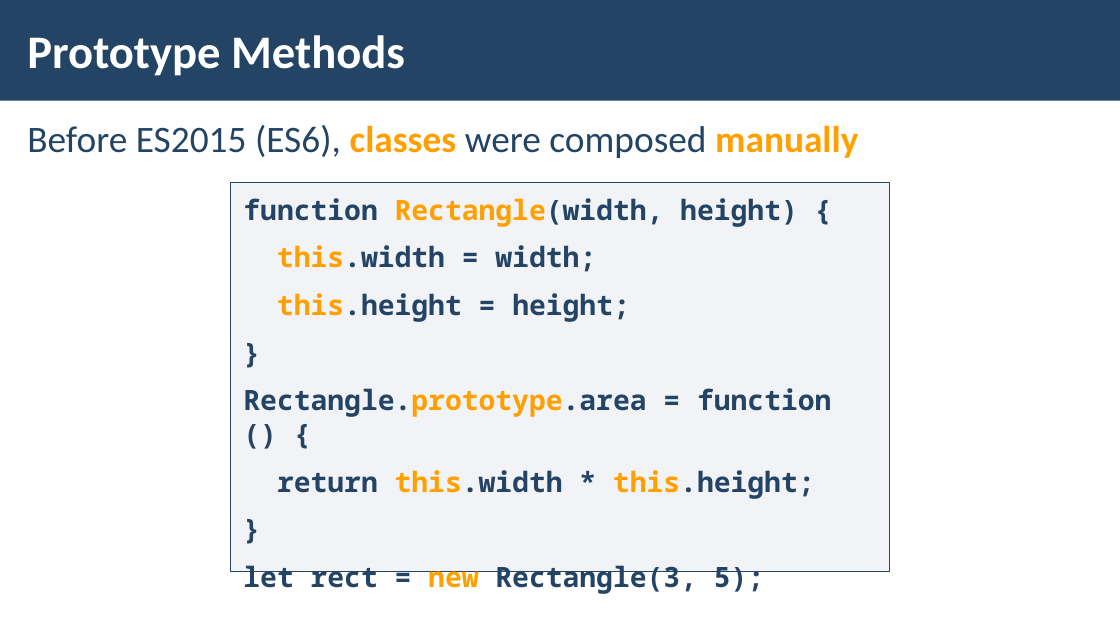
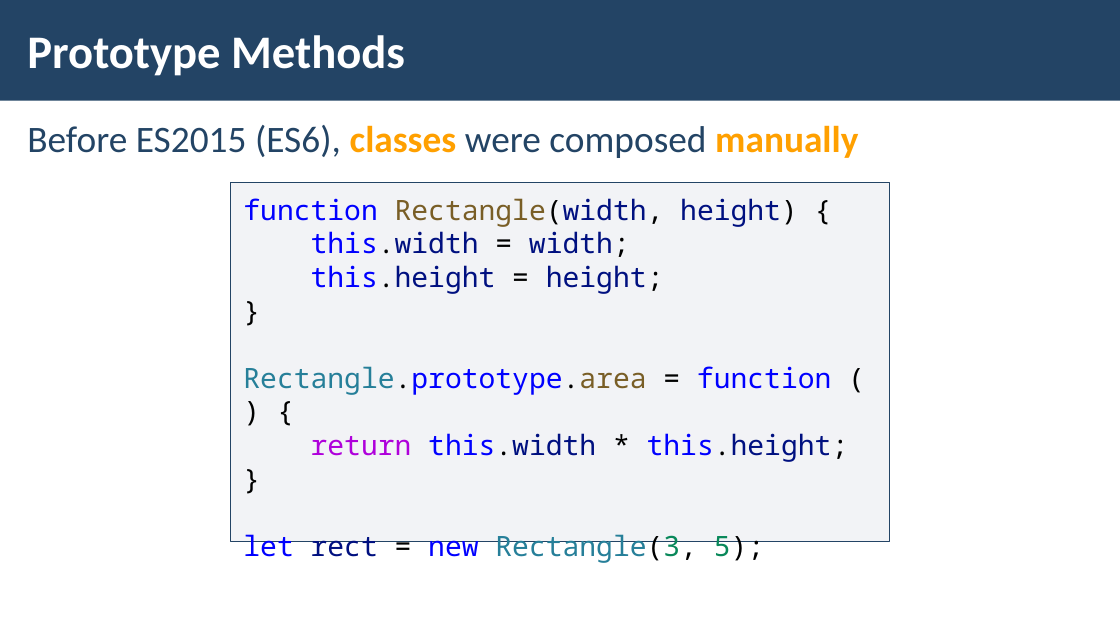
Before and after one commit to ErayErol/Software-University-Courses, a slide deck: slide 14 of JS Advanced - 2019.09.16/07. Classes/LAB/JS-Advanced-JS-Classes.pptx. Drawn at 1120x630 pixels with LibreOffice and Linux fonts; fonts in the diff are those of the drawing; background and template pictures are left out. Boxes give left, top, right and bottom in pixels: in the first picture for what was removed or moved away, otherwise in the second. Text is boxed around its words. In the diff, an @@ line names an element or a change of style, - is before the commit and + after.

```diff
--- a/JS Advanced - 2019.09.16/07. Classes/LAB/JS-Advanced-JS-Classes.pptx
+++ b/JS Advanced - 2019.09.16/07. Classes/LAB/JS-Advanced-JS-Classes.pptx
@@ rectangle "function Rectangle(width, height) {": place and size @@
-rectangle "function Rectangle(width, height) {" at <box>230,182,890,571</box>
+rectangle "function Rectangle(width, height) {" at <box>230,182,890,542</box>
@@ rectangle "function Rectangle(width, height) {" at <box>230,182,890,542</box>: text colour #234465 to #0000FF in "function", "function", "let"; text colour #FFA000 to #795E26 in "Rectangle(width,"; text colour #234465 to #000000 in "Rectangle(width, height) {", "this.width = width;", "this.height = height;", "}" and 4 more places; text colour #234465 to #001080 in "Rectangle(width, height)", "this.width width;", "this.height height;", "this.width this.height;" and 1 more places; bold off; text colour #FFA000 to #0000FF in "this.width", "this.height", "Rectangle.prototype.area", "this.width this.height;" and 1 more places; text colour #234465 to #267F99 in "Rectangle.prototype.area", "Rectangle(3,"; text colour #234465 to #795E26 in "Rectangle.prototype.area"; text colour #234465 to #AF00DB in "return"; text colour #234465 to #09885A in "Rectangle(3, 5);"; less space between paragraphs @@
```
Also in this commit, not shown: 22 other slides changed, 3 slides removed, 8 other files.
